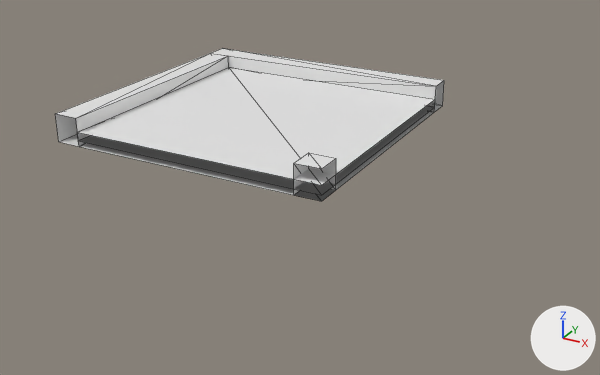
Before and after pictures for a commit that changed the glTF model static/block/curve/2.glb.
The view is the same before and after, from a 50 mm camera at (7.43, -12.09, 4.94) aimed at (1.57, -1.45, -0.38). Lighting does not change. The marker at lower right points along +X, +Y and +Z. Mesh edges are drawn as thin lines. Vertices at the same position are counted once.

The first picture shows 'cuboid_0_slab', 'cuboid_0_wall', 'cuboid_0_wall.001', 'cuboid_0_wall.002', 'cuboid_0_wall.003'.
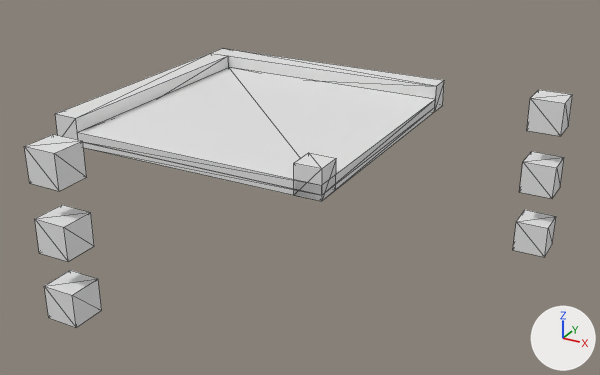
Location of each change, (x1, y1, x2, y2) in pixels of the pictures (600 x 375 px):
'cuboid_0_slab', reshaped
    before: (77, 68, 435, 194)
    after: (77, 68, 435, 195)
'cuboid_0_wall.001', reshaped
    before: (79, 106, 434, 201)
    after: (83, 107, 435, 201)
'cuboid_0_wall', reshaped (6% shorter)
    before: (55, 53, 229, 146)
    after: (55, 53, 229, 140)
'slot.003', added
    after: (24, 134, 87, 191)
'slot.001', added
    after: (35, 205, 94, 262)
'slot.005', added
    after: (44, 270, 101, 328)
'slot.002', added
    after: (527, 90, 573, 136)
'slot', added
    after: (520, 151, 564, 199)
'slot.004', added
    after: (513, 210, 556, 257)
part 1 of me_plane_157, added
    after: (83, 107, 435, 201)
part 2 of me_plane_155, added
    after: (294, 159, 336, 201)
part 3 of me_plane_151, added
    after: (55, 114, 78, 140)
part 4 of me_plane_005, added
    after: (77, 100, 435, 195)

The edits, one by one:
me_plane_157 has 8 vertices, 8 faces and spans x -2.05..2.5, y -2.5..2.05, z 0.0..0.1.
me_plane_157 is used by ob_cuboid_0_wall_001; location (0.0, 0.0, 0.0).
Verts and faces of me_plane_157; kept vertices keep their numbers, new ones are numbered from 8.
Before the commit, vertices of me_plane_157: 0 (-2.05, -2.5, 0.0) at pixel (79, 146), 1 (2.5, -2.5, 0.0) at pixel (321, 201), 3 (2.5, 2.05, 0.0) at pixel (434, 112), 4 (-2.05, -2.5, 0.1) at pixel (78, 140), 5 (2.5, -2.5, 0.1) at pixel (321, 195).
Before the commit, vertices of me_plane_157: 7 (2.5, 2.05, 0.1) at pixel (434, 107).
Part 1, on me_plane_157:
New faces: (1, 3, 7), (1, 7, 5), (0, 1, 5), (0, 5, 4).
me_plane_155 has 8 vertices, 8 faces and spans x 2.045..2.5, y -2.5..-2.045, z 0.0..0.5.
me_plane_155 is used by ob_cuboid_0_wall_003; location (0.0, 0.0, 0.0).
Verts and faces of me_plane_155; kept vertices keep their numbers, new ones are numbered from 8.
Before the commit, vertices of me_plane_155: 0 (2.045, -2.5, 0.0) at pixel (293, 195), 1 (2.5, -2.5, 0.0) at pixel (321, 201), 3 (2.5, -2.045, 0.0) at pixel (335, 190), 4 (2.045, -2.5, 0.5) at pixel (293, 163), 5 (2.5, -2.5, 0.5) at pixel (321, 168).
Before the commit, vertices of me_plane_155: 7 (2.5, -2.045, 0.5) at pixel (336, 158).
Part 2, on me_plane_155:
New faces: (1, 3, 7), (1, 7, 5), (0, 1, 5), (0, 5, 4).
me_plane_151 has 8 vertices, 10 faces and spans x -2.5..-2.05, y -2.5..2.05, z 0.0..0.5.
me_plane_151 is used by ob_cuboid_0_wall; location (0.0, 0.0, 0.0).
Verts and faces of me_plane_151; kept vertices keep their numbers, new ones are numbered from 8.
Before the commit, vertices of me_plane_151: 0 (-2.5, -2.5, 0.0) at pixel (58, 141), 1 (-2.05, -2.5, 0.0) at pixel (79, 146), 4 (-2.5, -2.5, 0.5) at pixel (55, 113), 5 (-2.05, -2.5, 0.5) at pixel (75, 118).
Part 3, on me_plane_151:
New faces: (0, 1, 5), (0, 5, 4).
me_plane_005 has 8 vertices, 8 faces and spans x -2.05..2.5, y -2.5..2.05, z 0.0..0.15.
me_plane_005 is used by ob_cuboid_0_slab; location (0.0, 0.0, 0.1).
Verts and faces of me_plane_005; kept vertices keep their numbers, new ones are numbered from 8.
Before the commit, vertices of me_plane_005: 0 (-2.05, -2.5, 0.0) at pixel (78, 140), 1 (2.5, -2.5, 0.0) at pixel (321, 195), 3 (2.5, 2.05, 0.0) at pixel (434, 107), 4 (-2.05, -2.5, 0.15) at pixel (77, 132), 5 (2.5, -2.5, 0.15) at pixel (321, 185).
Before the commit, vertices of me_plane_005: 7 (2.5, 2.05, 0.15) at pixel (435, 99).
Part 4, on me_plane_005:
New faces: (1, 3, 7), (1, 7, 5), (0, 1, 5), (0, 5, 4).
Mesh me_cube_005 is new.
It is a box spanning x -0.25..0.25, y -0.25..0.25, z -0.25..0.25.
Object 'slot.005' (ob_slot_005) is new; it shows me_cube_005.
Its location is (0.0, -5.0, -1.0).
Object 'slot.004' (ob_slot_004) is new; it shows a copy of me_cube_005.
Its location is (5.0, 0.0, -1.0).
Object 'slot.003' (ob_slot_003) is new; it shows a copy of me_cube_005.
Its location is (0.0, -5.0, 1.0).
Object 'slot.002' (ob_slot_002) is new; it shows a copy of me_cube_005.
Its location is (5.0, 0.0, 1.0).
Object 'slot.001' (ob_slot_001) is new; it shows a copy of me_cube_005.
Its location is (0.0, -5.0, 0.0).
Object 'slot' (ob_slot) is new; it shows a copy of me_cube_005.
Its location is (5.0, 0.0, 0.0).
